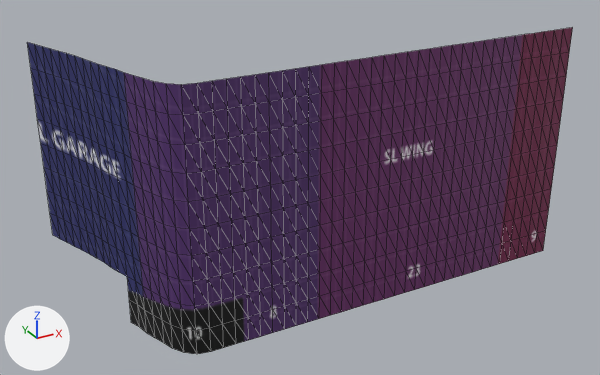
A saved change to the glTF model public/assets/meshes/CorrectedWings/ANYMA_Coachella_Stage_v015_SL_WING_CORR_PERSP.glb.
One viewpoint serves both versions: a 50 mm camera at (3.1, -49.7, 22.8) aimed at (21.1, -17.1, 6.5). Arrows for +X, +Y and +Z are at lower left; the lights stay in place. Mesh edges are drawn as thin lines. Vertices at the same position are counted once.

The first picture shows 'LED_SL_WING_FrontP_baked_perspective'.
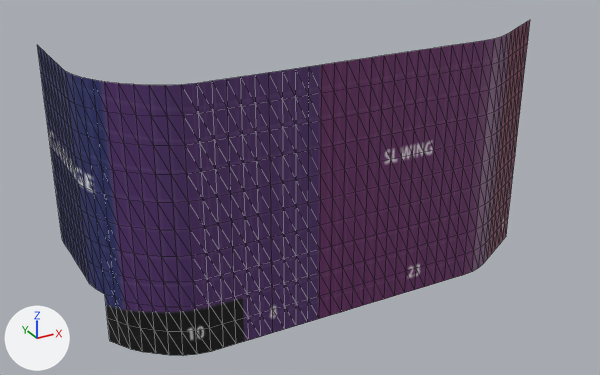
Location of each change, [x1, y1, x2, y2] in pixels of the pictures (600 x 375 px; the box of a moved part takes in the faces that stretch with it):
'LED_SL_WING_FrontP_baked_perspective', reshaped, turned, rescaled
    before: [27, 27, 573, 354]
    after: [37, 20, 530, 356]
part 1 of me_led_sl_wing_frontp_001, moved or reshaped
    before: [27, 27, 573, 354]
    after: [37, 20, 530, 356]
part 2 of me_led_sl_wing_frontp_001, surface changed
    before: [75, 56, 155, 338]
    after: [58, 65, 143, 352]

What changed in the scene script:
```text
Change me_led_sl_wing_frontp_001:
    used by ob_led_sl_wing_frontp_baked_perspective; location = (0.0, 0.0, 0.0); rotation_euler = (1.571, 0.0, 0.0), in degrees (90, 0, 0)
    remove me_led_sl_wing_frontp_001.from_pydata(...)  # 541 vertices, 960 faces; spans x 10.1..33.5, y 1.9..13.9, z 12.0..21.5
    add me_led_sl_wing_frontp_001.from_pydata(...)  # 541 vertices, 960 faces; spans x -32.9..-10.4, y -21.5..-12.7, z 1.9..13.9
    me_led_sl_wing_frontp_001 part 1: 541 of 541 vertices moved; they spanned x 10.1..33.5, y 1.9..13.9, z 12.0..21.5 and now span x -32.9..-10.4, y -21.5..-12.7, z 1.9..13.9; mean shift (-39.5, -28.1, -12.0); largest move (33.5, 13.9, 21.5) -> (-32.9, -19.2, 13.9)
    me_led_sl_wing_frontp_001 part 2: 19 kept faces spanning x -11.7..-10.4, y -20.1..-16.3, z 1.9..13.9 get new texture (UV) coordinates
Change ob_led_sl_wing_frontp_baked_perspective:
    ob_led_sl_wing_frontp_baked_perspective.rotation_euler: (1.571, 0.0, 0.0) -> (3.142, 0.0, 0.0)  # degrees (90, 0, 0) -> degrees (180, 0, 0)
    ob_led_sl_wing_frontp_baked_perspective.scale: (1.0, 1.0, 1.0) -> (-1.0, -1.0, -1.0)
```
